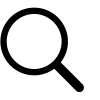
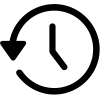
Before/after of a 100 x 100 layered artwork. What changed in the layer stack:
hid "Vector Smart Object" (3rd of 5), painted on it over box(0, 7, 84, 93)
showed "Vector Smart Object" (4th of 5), painted on it over box(0, 4, 100, 95)
